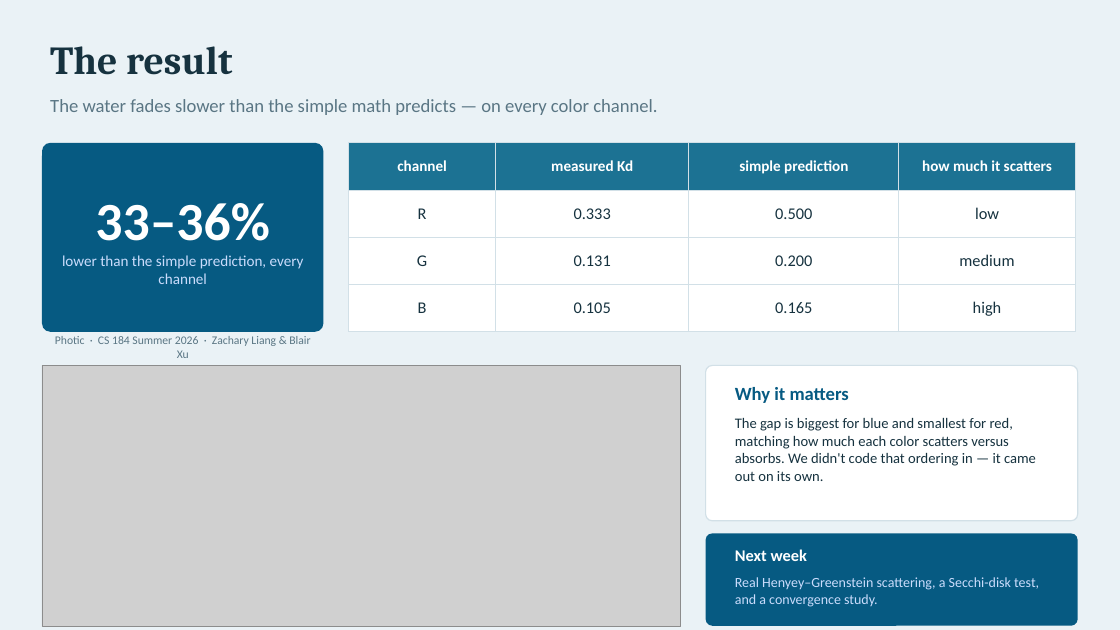
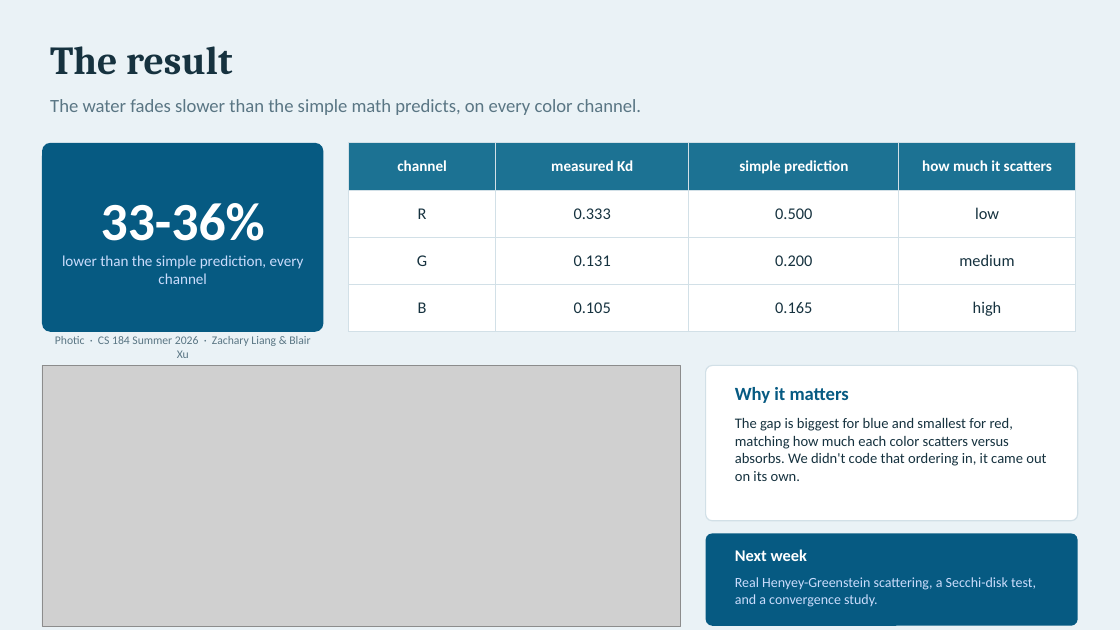
Before and after one commit to liangzachary/Photic-Milestone, a slide deck: slide 3 of photic_milestone_slides.pptx. Drawn at 1120x630 pixels with LibreOffice and Linux fonts; fonts in the diff are those of the drawing; grey boxes stand for pictures. Boxes give left, top, right and bottom in pixels: in the first picture for what was removed or moved away, otherwise in the second. Text is boxed around its words. In the diff, an @@ line names an element or a change of style, - is before the commit and + after.

Commit message:
Slides: remove em/en dashes from visible text

```diff
--- a/photic_milestone_slides.pptx
+++ b/photic_milestone_slides.pptx
@@ text at (50,99,641,115): text changed @@
-The water fades slower than the simple math predicts — on every color channel.
+The water fades slower than the simple math predicts, on every color channel.
@@ text at (101,203,265,241): text changed @@
-33–36%
+33-36%
@@ text at (735,418,1046,481): text changed @@
-The gap is biggest for blue and smallest for red, matching how much each color scatters versus absorbs. We didn't code that ordering in — it came out on its own.
+The gap is biggest for blue and smallest for red, matching how much each color scatters versus absorbs. We didn't code that ordering in, it came out on its own.
@@ text at (735,577,1036,607): text changed @@
-Real Henyey–Greenstein scattering, a Secchi-disk test, and a convergence study.
+Real Henyey-Greenstein scattering, a Secchi-disk test, and a convergence study.
```
Also in this commit, not shown: 1 other slide changed.
